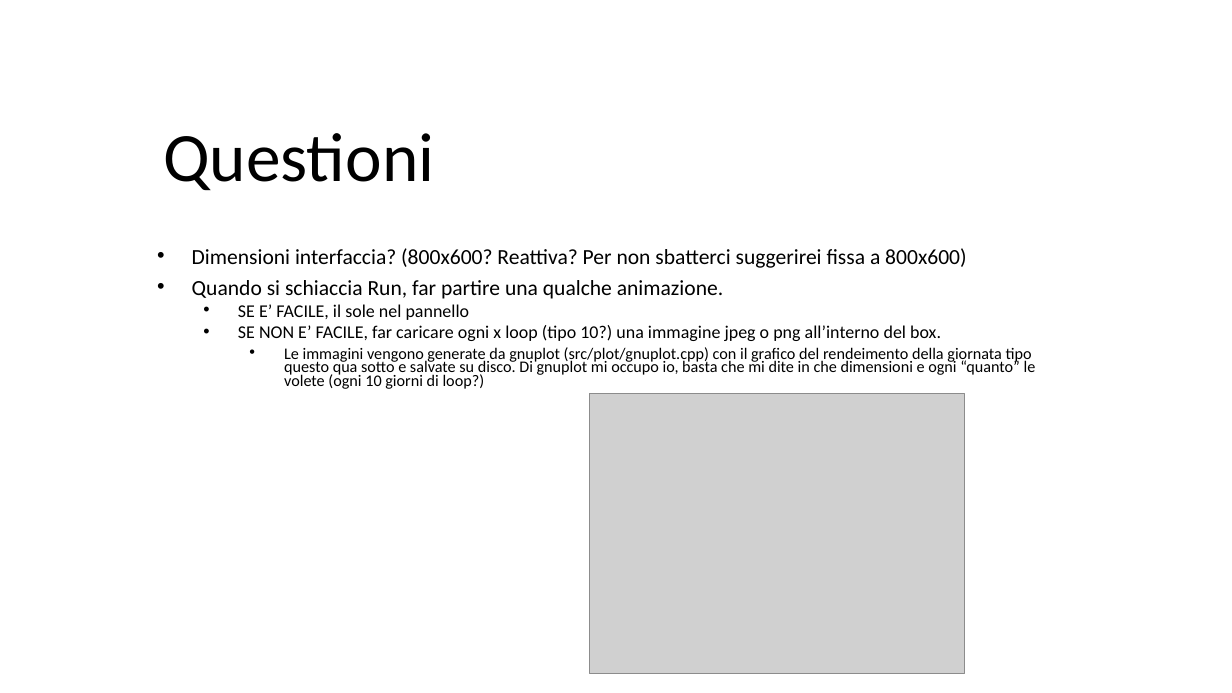
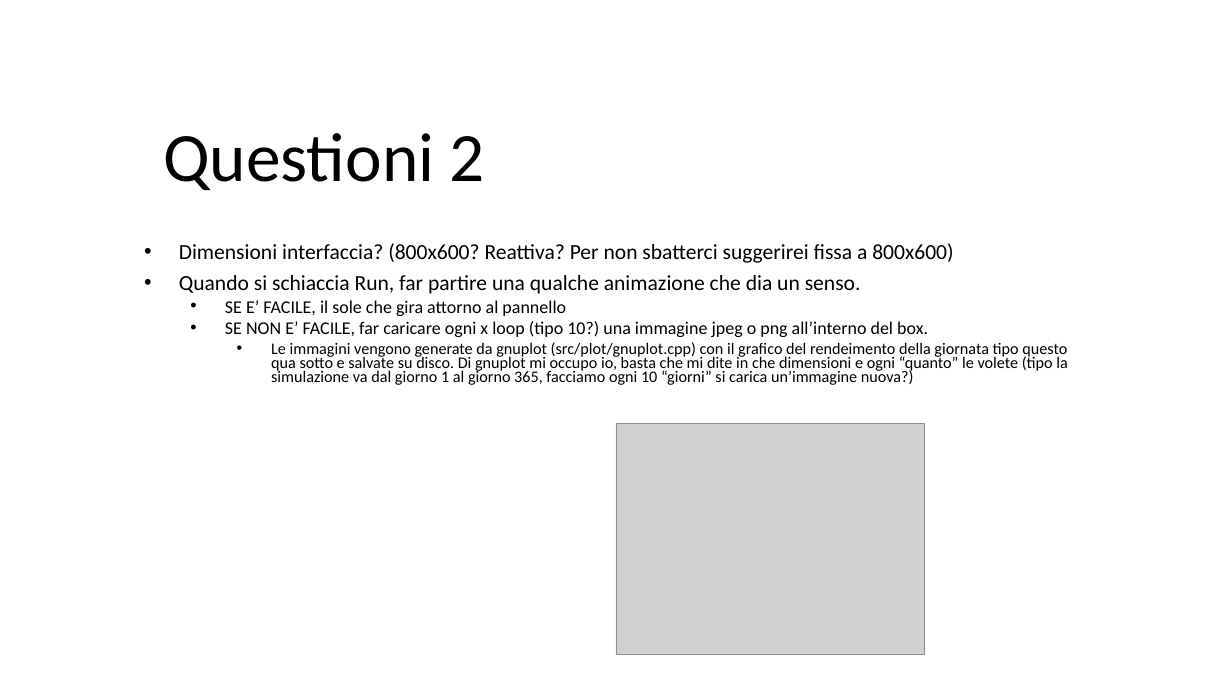
Before and after one commit to dgasparri/pv-creativity, a slide deck: slide 2 of doc/interfaccia.pptx (slide 1 before the commit). Drawn at 1232x693 pixels with LibreOffice and Linux fonts; fonts in the diff are those of the drawing; grey boxes stand for pictures. Boxes give left, top, right and bottom in pixels: in the first picture for what was removed or moved away, otherwise in the second. Text is boxed around its words. In the diff, an @@ line names an element or a change of style, - is before the commit and + after.

```diff
--- a/doc/interfaccia.pptx
+++ b/doc/interfaccia.pptx
@@ title at (163, 133, 485, 191): text changed @@
-Questioni
+Questioni 2
@@ subtitle "Dimensioni interfaccia? (800x600? Reattiva? Per ...": place and size @@
-subtitle "Dimensioni interfaccia? (800x600? Reattiva? Per ..." at (192, 248, 1036, 389)
+subtitle "Dimensioni interfaccia? (800x600? Reattiva? Per ..." at (179, 243, 1067, 385)
@@ subtitle at (179, 275, 861, 316): text changed @@
-• Quando si schiaccia Run, far partire una qualche animazione.
-  • SE E’ FACILE, il sole nel pannello
+• Quando si schiaccia Run, far partire una qualche animazione che dia un senso.
+  • SE E’ FACILE, il sole che gira attorno al pannello
@@ subtitle at (271, 342, 1067, 385): text changed @@
-    • Le immagini vengono generate da gnuplot (src/plot/gnuplot.cpp) con il grafico del rendeimento della giornata tipo questo qua sotto e salvate su disco. Di gnuplot mi occupo io, basta che mi dite in che dimensioni e ogni “quanto” le volete (ogni 10 giorni di loop?)
+    • Le immagini vengono generate da gnuplot (src/plot/gnuplot.cpp) con il grafico del rendeimento della giornata tipo questo qua sotto e salvate su disco. Di gnuplot mi occupo io, basta che mi dite in che dimensioni e ogni “quanto” le volete (tipo la simulazione va dal giorno 1 al giorno 365, facciamo ogni 10 “giorni” si carica un’immagine nuova?)
@@ picture: place and size @@
-picture at (590, 394, 965, 674)
+picture at (616, 424, 925, 655)
```
Also in this commit, not shown: 2 slides added.
